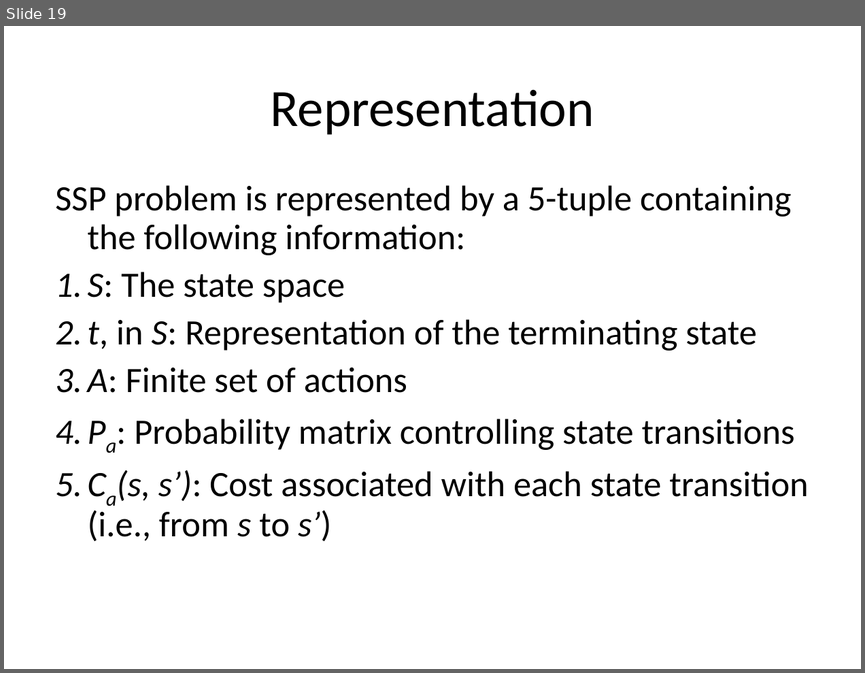
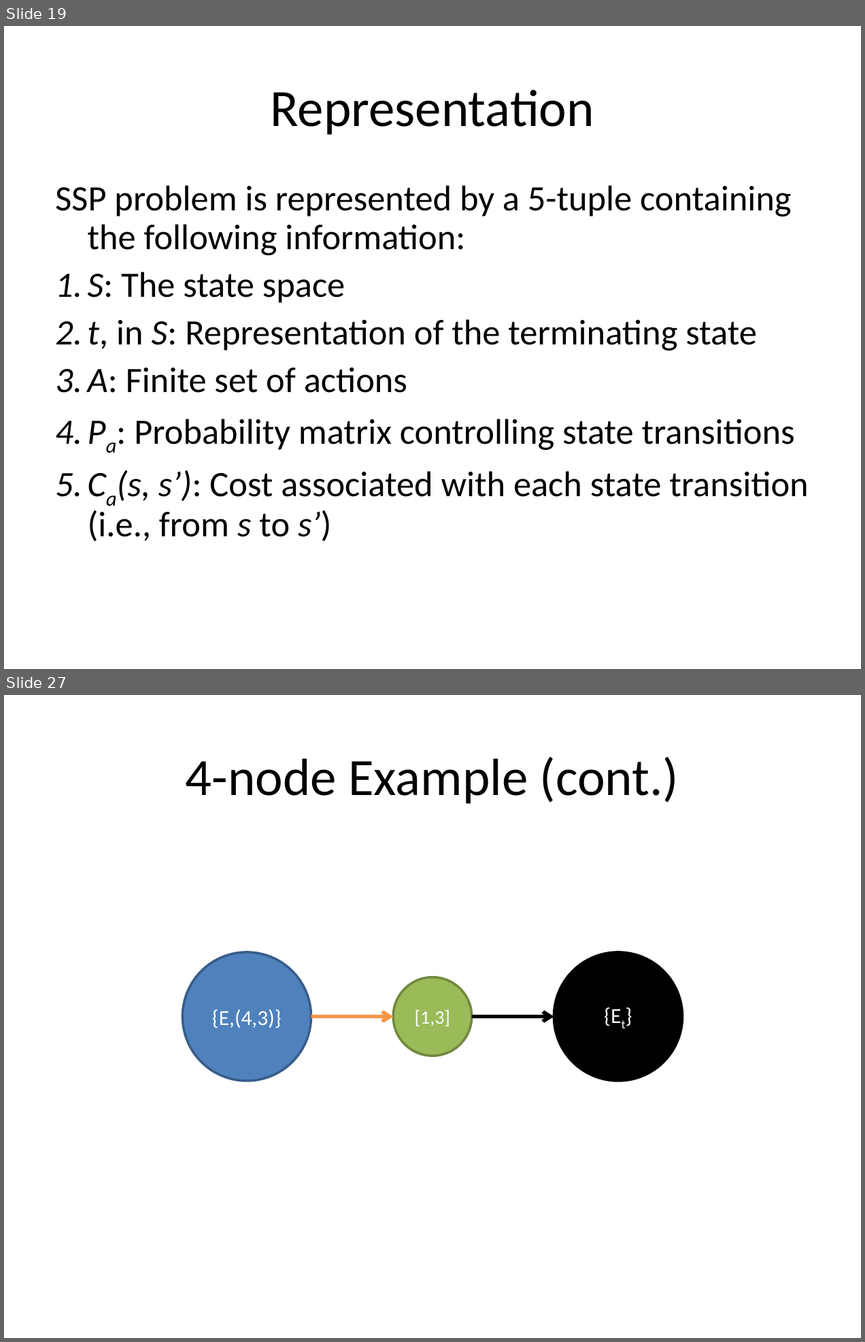
Before and after one commit to mazzas/School, a slide deck: SE4960/Journal Club/Minimum Latency Data Diffusion in Intermittently Connected Mobile.ppt. Shown one above the other, each under a label of ours: slide 19 before the commit, slides 19 and 27 after it; the slides between them are not shown. The pictures are 865x673 and 865x1342 pixels, drawn with LibreOffice and Linux fonts; fonts in the diff are those of the drawing. Boxes give left, top, right and bottom in pixels: in the first picture for what was removed or moved away, otherwise in the second. Text is boxed around its words. In the diff, an @@ line names an element or a change of style, - is before the commit and + after.

```diff
--- a/SE4960/Journal Club/Minimum Latency Data Diffusion in Intermittently Connected Mobile.ppt
+++ b/SE4960/Journal Club/Minimum Latency Data Diffusion in Intermittently Connected Mobile.ppt
@@ slide 27 added at (4, 695, 861, 1338), background #FFFFFF @@
@@ title added at (186, 757, 679, 804), 44 pt, text #000000 @@
+4-node Example (cont.)
@@ ellipse added at (182, 952, 311, 1081), fill #4F81BD, outline #385D8A 2.01 pt, 18 pt, text #FFFFFF @@
+{E,(4,3)}
@@ ellipse added at (554, 952, 683, 1081), fill #000000, outline #000000 2.01 pt, 18 pt, text #FFFFFF @@
+{Et}
@@ ellipse added at (393, 977, 472, 1055), fill #9BBB59, outline #71893F 2.01 pt, 16 pt, text #FFFFFF @@
+[1,3]
@@ arrow added from (311, 1016) to (393, 1016), #F79646 3 pt @@
@@ arrow added from (472, 1016) to (554, 1016), #000000 3 pt @@
```
Also in this commit, not shown: 7 other slides added, 5 slides removed.
